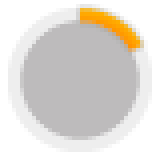
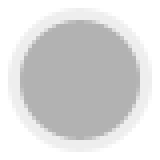
Before/after of a 160x160 layered artwork. What changed in the layer stack:
hid group "preview_60_steps" (60 layers) over [8, 8, 152, 152]
hid "10" over [80, 8, 144, 52]
added layer "Shape 1" above "tinted circle" over [8, 8, 152, 152]
added layer "tinted circle" (30%) above "bitmap png" over [12, 12, 148, 148]
renamed "Layer 1" to "bitmap png", hid it over [8, 8, 152, 152]
